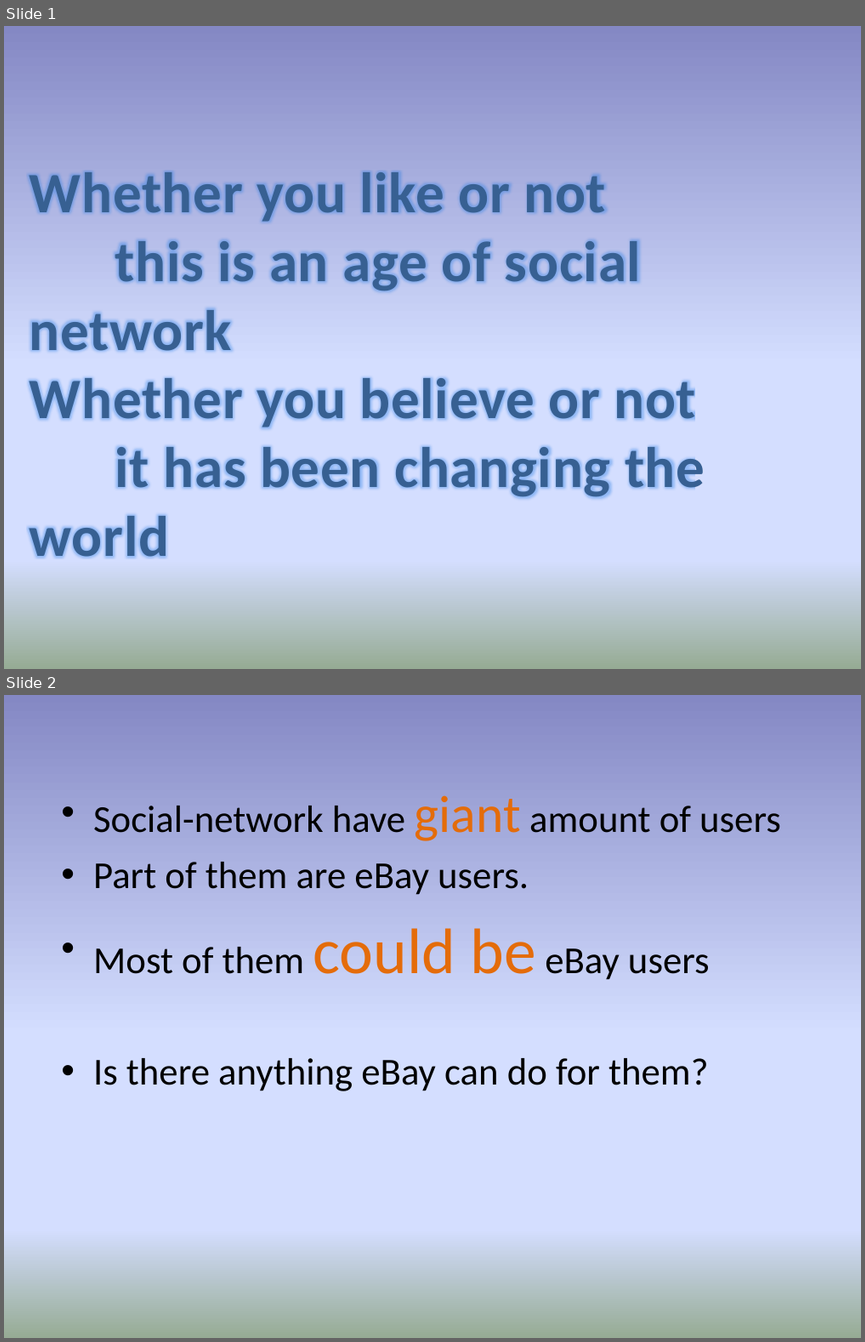
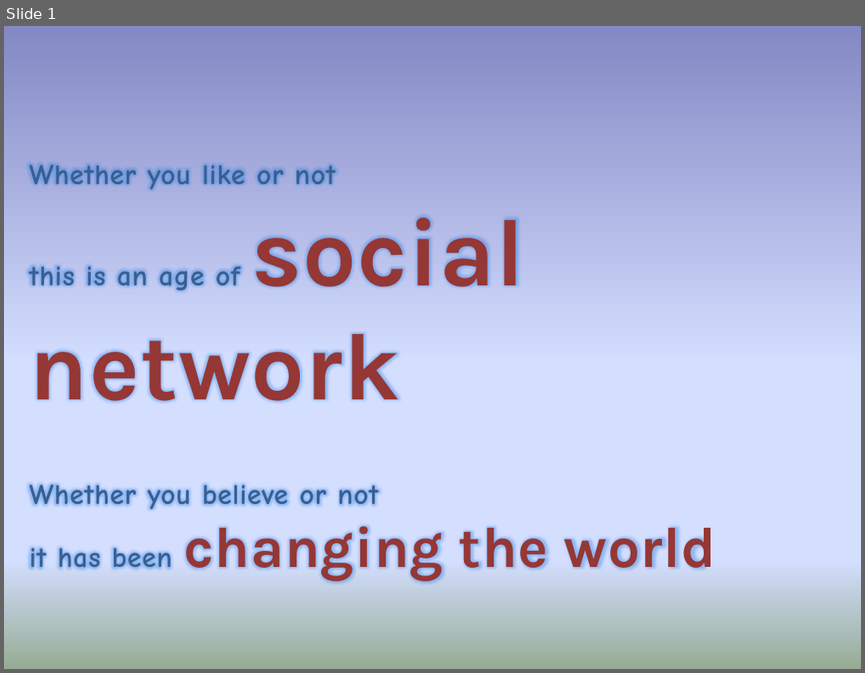
Before and after one commit to TwentySevenC/flickr2twitter, a slide deck: docs/socialHub.pptx. Shown one above the other, each under a label of ours: slides 1 and 2 before the commit, slide 1 after it. The pictures are 865x1342 and 865x673 pixels, drawn with LibreOffice and Linux fonts; fonts in the diff are those of the drawing. Boxes give left, top, right and bottom in pixels: in the first picture for what was removed or moved away, otherwise in the second. Text is boxed around its words. In the diff, an @@ line names an element or a change of style, - is before the commit and + after.

```diff
--- a/docs/socialHub.pptx
+++ b/docs/socialHub.pptx
@@ slide 2 removed at (4,695,861,1338), background gradient #8488C4 to #D4DEFF to #96AB94 @@
@@ text removed at (93,795,781,1091) @@
-• Social-network have giant amount of users
-• Part of them are eBay users.
-• Most of them could be eBay users
-• Is there anything eBay can do for them?
@@ slide 1 changed as well @@
@@ text "Whether you like or not" at (30,165,717,581): size 48 to 24 pt, font Calibri to Comic Neue in "Whether you like or not", "this is an age of", "Whether you believe or not", "it has been"; size 48 to 80 pt in "social network"; font Calibri to Karla, text colour #376092 to #953735 in "social network", "changing the world" @@
```
Also in this commit, not shown: 3 other slides changed, 1 slide added.
